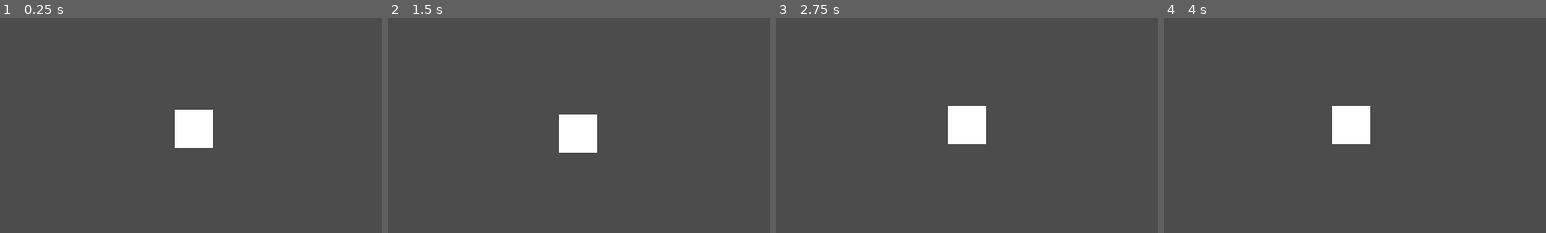
Above: before the commit, frames 1-4 (left to right).
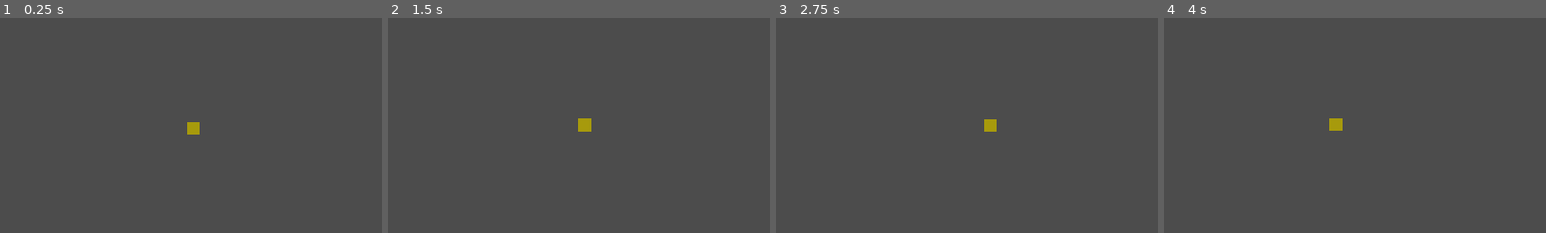
Above: after the commit, the same moments.

Repository: gabrielcfvg/BoarRPG
Game: Godot game, scene res://Characters/Player.tscn
The game is run twice, just before and just after one commit, with the same random seed, the same clock (stepped at 60 frames per second) and the same inputs. This scene is started directly instead of the project's main scene.
Inputs (mouse positions are % of the whole screen's width and height, from its top left):
- Up to frame 1 (0.25 s): no input
- Up to frame 2 (1.5 s): move the mouse to (72, 45) at 0.52 s; hold Right (ui_right) 0.53-1.28 s; click (72, 45) at 0.67 s; tap Enter at 1.25 s; move the mouse to (30, 55) at 1.27 s; hold Down (ui_down) from 1.28 s (still down)
- Up to frame 3 (2.75 s): move the mouse to (60, 28) at 2.02 s; release Down (ui_down) at 2.03 s; hold Right (ui_right) from 2.03 s (still down)
- Up to frame 4 (4 s): tap Space at 2.75 s; move the mouse to (45, 70) at 2.77 s; release Right (ui_right) at 2.78 s; hold Up (ui_up) 2.78-3.53 s; click (45, 70) at 2.92 s; move the mouse to (80, 65) at 3.52 s; hold Left (ui_left) from 3.53 s (still down)
The pictures show only the part of the screen within x 25-75%, y 25-75%; the shares and areas given below are measured in that part.

The runs differ from the first frame. In frame 1, 1.8% of the frame differs, in the area x 45-56%, y 42-61%; in frame 2, 1.8%; in frame 3, 1.9%, in the area x 45-58%, y 40-59%; in frame 4, 1.8%.
Error before the commit: Invalid call. Nonexistent function 'put_data' in base 'Nil'. (res://Global/Socket/socket.gd:68)
Error after the commit: Invalid call. Nonexistent function 'put_data' in base 'Nil'. (res://Global/Socket/socket.gd:88)

Commit message:
UDP socket for server-only packets and region name label

Diff:
--- a/Desktop/Game/Characters/Player.tscn
+++ b/Desktop/Game/Characters/Player.tscn
@@ -5,7 +5,7 @@
 [ext_resource path="res://Global/SubMenus/ActionMenu.tscn" type="PackedScene" id=3]
 
 [node name="Player" type="Sprite"]
-scale = Vector2( 3, 3 )
+modulate = Color( 0.658824, 0.607843, 0.0509804, 1 )
 z_index = 1
 texture = ExtResource( 1 )
 script = ExtResource( 2 )
@@ -16,3 +16,8 @@
 [node name="Camera2D" type="Camera2D" parent="."]
 current = true
 smoothing_enabled = true
+
+[node name="walk_time" type="Timer" parent="."]
+wait_time = 0.3
+one_shot = true
+[connection signal="timeout" from="walk_time" to="." method="_on_walk_time_timeout"]
--- a/Desktop/Game/Global/Socket/socket.gd
+++ b/Desktop/Game/Global/Socket/socket.gd
@@ -1,8 +1,10 @@
 extends Node
 export var port:int = 1234
 var thread
+var thread2
 var world = null
 var boar = null
+var boarEar = null
 var AuthMenu
 
 
@@ -13,10 +15,16 @@
 ###FUNÇÕES DE CONEXÃO###
 
 func _connect_to_server(data):
+	#Função que inicia todos os sockets e conexões com o server,
+	#permitindo o inicio do jogo
+
+	#credenciais do usuário
 	var ip= data[0]
 	Global.nick = data[1]
 	var pas = data[2]
 	var code = data[3]
+
+	#Conexão TCP com servidor do jogo
 	boar = StreamPeerTCP.new()
 	if boar.connect_to_host(ip,port) != 0:
 		print("Connection error")
@@ -32,6 +40,14 @@
 		return
 	AuthMenu.Message.text = ("Connected game to server")
 	print("Connected game to server")
+
+	#Criação do socket UDP
+	boarEar = PacketPeerUDP.new()
+	if boarEar.listen(666):
+		AuthMenu.Message.Text = ("UDP listen error")
+		print("UDP listen error")
+		return
+
 	if code == "0|":
 		login(Global.nick,pas)
 	elif code == "1|":
@@ -43,7 +59,9 @@
 	buffer = ("0:0|"+nick+"|"+pas+".").to_utf8()
 	boar.put_data(buffer)
 	thread = Thread.new()
-	thread.start(self, "_listen_server",null)
+	thread.start(self, "_listen_server_tcp",null)
+	thread2 = Thread.new()
+	thread2.start(self,"_listen_server_udp",null)
 	return
 
 func register(nick,pas):
@@ -51,7 +69,9 @@
 	buffer = ("0:1|"+nick+"|"+pas+".").to_utf8()
 	boar.put_data(buffer)
 	thread = Thread.new()
-	thread.start(self, "_listen_server",null)
+	thread.start(self, "_listen_server_tcp",null)
+	thread2 = Thread.new()
+	thread2.start(self,"_listen_server_udp",null)
 	return
 
 func start_game():
@@ -101,8 +121,8 @@
 
 
 
-func _listen_server(_trash):
-	#Threading ouvindo streams do servidor, caso haja mais de 1 byte para ser coletado,
+func _listen_server_tcp(_trash):
+	#Thread ouvindo streams do servidor, caso haja mais de 1 byte para ser coletado,
 	#o recebe e envia para a função de parsing
 	var buffer = StreamPeerBuffer.new()
 	while true:
@@ -110,21 +130,33 @@
 			print(boar.get_status())
 			print("breaking listen")
 			break
+
 		var i = boar.get_available_bytes()
 		if i<=0:
 			continue
-		print("recieved data "+str(i)+" bytes")
+		print("recieved TCP data "+str(i)+" bytes")
 		buffer = boar.get_string(i)
-		call_deferred("parse_data",buffer)
-		print(buffer)
-
-
-var downloading_map = false
-var map_data
-
-var raw_queue = ""
+		call_deferred("parse_data",buffer,true)
+
+func _listen_server_udp(_trash):
+	#Thread ouvindo pacotes sem resosta do servidor, caso haja mais de 1 byte
+	#para ser colatao, o recebe e envia para a função de parsing
+	var buffer = PacketPeerStream.new()
+	while true:
+		var i = boarEar.get_available_packet_count()
+		if i<=0:
+			continue
+		print("recieved UDP data" + str(i) + "bytes")
+		buffer = boarEar.get_packet()
+		call_deferred("parse_data",buffer.get_string_from_utf8(),false)
+
+
+
+
+var raw_queue_udp = ""
+var raw_queue_tcp = ""
 var queue = []
-func parse_data(raw):
+func parse_data(raw,tcp):
 	#Recebe pacotes brutos, remove caracteres nulos e o organiza para execução
 	#Strings são enviadas para uma string maior temporaria, quando essa string
 	#acaba com ponto(.) ela é adicionada a queue de execução e enviada
@@ -133,13 +165,22 @@
 		return
 	#print(raw)
 	raw = raw.replace(" ","")
-	if raw[len(raw)-1] == ".":
-		raw_queue+=raw
-		queue.append(raw_queue)
-		raw_queue = ""
-		_execute_instruction()
+	if tcp:
+		if raw[len(raw)-1] == ".":
+			raw_queue_tcp+=raw
+			queue.append(raw_queue_tcp)
+			raw_queue_tcp = ""
+			_execute_instruction()
+		else:
+			raw_queue_tcp+=raw
 	else:
-		raw_queue+=raw
+		if raw[len(raw)-1] == ".":
+			raw_queue_udp+=raw
+			queue.append(raw_queue_udp)
+			raw_queue_udp = ""
+			_execute_instruction()
+		else:
+			raw_queue_udp+=raw
 
 
 func _execute_instruction():
@@ -183,13 +224,12 @@
 			world._update_player(data[0],pos)
 	elif protocol[0]== "2":
 		#download de mapa
-		downloading_map = true
 		print("downloading map")
 		var data = protocol[1].split("|")
 		var chunk_name = data[0]
 		var chunk_size = int(data[2])
 		var player_pos = data[3].split("/")
-		print("Player spawning at :"+player_pos)
+		print(player_pos)
 		Global.player_position = Vector2(int(player_pos[0]),int(player_pos[1]))
 		Global.chunk_size = chunk_size
 		var chunk_index = data[1]#necessário converter a string para vetor2
@@ -198,7 +238,7 @@
 			var tile = data[i].split("/")
 			tiles_array.append(tile)
 		print("mapa size = "+str(len(tiles_array)))
-		world._gen_map(chunk_size,tiles_array,player_pos)
+		world._gen_map(chunk_size,tiles_array,[chunk_name,chunk_index])
 	elif protocol[0]=="666":
 		#resposta de ping
 		print("/////")
--- a/Desktop/Game/Global/SubMenus/ActionMenu.gd
+++ b/Desktop/Game/Global/SubMenus/ActionMenu.gd
@@ -7,7 +7,7 @@
 func _on_Move_pressed():
 	print("moved")
 	print(targetIndex)
-	get_node("..").pos_index = targetIndex
+	Global.player_position = targetIndex
 	get_node("..")._update_position()
 	visible = false
 
--- a/Desktop/Game/Scenario/Player.gd
+++ b/Desktop/Game/Scenario/Player.gd
@@ -16,19 +16,26 @@
 		menu.visible = true
 
 	#movimentação via WASD
-	if Input.is_action_just_pressed("ui_up"):
-		Global.player_position.y-=1
-		_update_position()
-	elif Input.is_action_just_pressed("ui_down"):
-		Global.player_position.y+=1
-		_update_position()
-	elif Input.is_action_just_pressed("ui_left"):
-		Global.player_position.x -=1
-		_update_position()
-	elif Input.is_action_just_pressed("ui_right"):
-		Global.player_position.x +=1
-		_update_position()
+	if can_walk:
+		if Input.is_action_pressed("ui_up"):
+			Global.player_position.y-=1
+			_update_position()
+		elif Input.is_action_pressed("ui_down"):
+			Global.player_position.y+=1
+			_update_position()
+		elif Input.is_action_pressed("ui_left"):
+			Global.player_position.x -=1
+			_update_position()
+		elif Input.is_action_pressed("ui_right"):
+			Global.player_position.x +=1
+			_update_position()
+		can_walk = false
+		$walk_time.start()
 
+var can_walk:bool = true
+func _on_walk_time_timeout():
+	can_walk = true
+	pass # Replace with function body.
 
 func _update_position():
 	var pos_index = Global.player_position
@@ -39,18 +46,22 @@
 		print("right")
 		parent.change_chunk(Vector2(1,0))
 		Global.player_position = Vector2(0,pos_index.y)
+		_update_position()
 	elif pos_index.x<0:
 		parent.change_chunk(Vector2(-1,0))
 		print("left")
 		Global.player_position = Vector2(59,pos_index.y)
+		_update_position()
 	elif(pos_index.y>sqrt(map_size)-1):
 		parent.change_chunk(Vector2(0,1))
 		print("down")
 		Global.player_position = Vector2(pos_index.x,0)
+		_update_position()
 	elif(pos_index.y<0):
 		print("up")
 		parent.change_chunk(Vector2(0,-1))
 		Global.player_position = Vector2(pos_index.x,59)
+		_update_position()
 	else:
 		global_position = pos_index*Vector2(Global.CELL_SIZE,Global.CELL_SIZE) + Vector2(Global.CELL_SIZE/2,Global.CELL_SIZE/2)
 		Con._send_position(pos_index)
--- a/Desktop/Game/Scenario/World Map.gd
+++ b/Desktop/Game/Scenario/World Map.gd
@@ -24,7 +24,7 @@
 	get_tree().reload_current_scene()
 
 
-func _gen_map(size,tiles):
+func _gen_map(size,tiles,name):
 	###gera um array bidimensional de dimensões size representando o mapa
 	var map = []
 	var ss = sqrt(size)
@@ -35,6 +35,7 @@
 			line.append(int(t))
 		map.append(line)
 	render_map(map)
+	$CanvasLayer/Region.text = name[0]+"["+name[1]+"]"
 
 
 
@@ -64,8 +65,8 @@
 			mapTile.position = mapTile.texture.get_size()*Vector2(x,y)
 
 	var player = preload("res://Characters/Player.tscn")
-	player.instance()
-	add_child(player)
+	var p = player.instance()
+	add_child(p)
 
 
 
--- a/Desktop/Game/Scenario/World Map.tscn
+++ b/Desktop/Game/Scenario/World Map.tscn
@@ -28,6 +28,26 @@
 "_edit_use_anchors_": false
 }
 
+[node name="Region" type="Label" parent="CanvasLayer"]
+margin_left = 185.629
+margin_top = 155.41
+margin_right = 225.629
+margin_bottom = 169.41
+rect_scale = Vector2( 3, 3 )
+__meta__ = {
+"_edit_use_anchors_": false
+}
+
+[node name="Label2" type="Label" parent="CanvasLayer"]
+margin_top = 155.41
+margin_right = 40.0
+margin_bottom = 169.41
+rect_scale = Vector2( 3, 3 )
+text = "Region:"
+__meta__ = {
+"_edit_use_anchors_": false
+}
+
 [node name="In-Game Menu" parent="." instance=ExtResource( 3 )]
 
 [node name="Itens" parent="In-Game Menu" index="0"]
--- a/Desktop/Game/project.godot
+++ b/Desktop/Game/project.godot
@@ -32,8 +32,13 @@
 
 window/size/width=1920
 window/size/height=1080
+window/vsync/use_vsync=false
 window/stretch/mode="2d"
 window/stretch/aspect="keep"
+
+[global]
+
+fps=true
 
 [importer_defaults]
 
